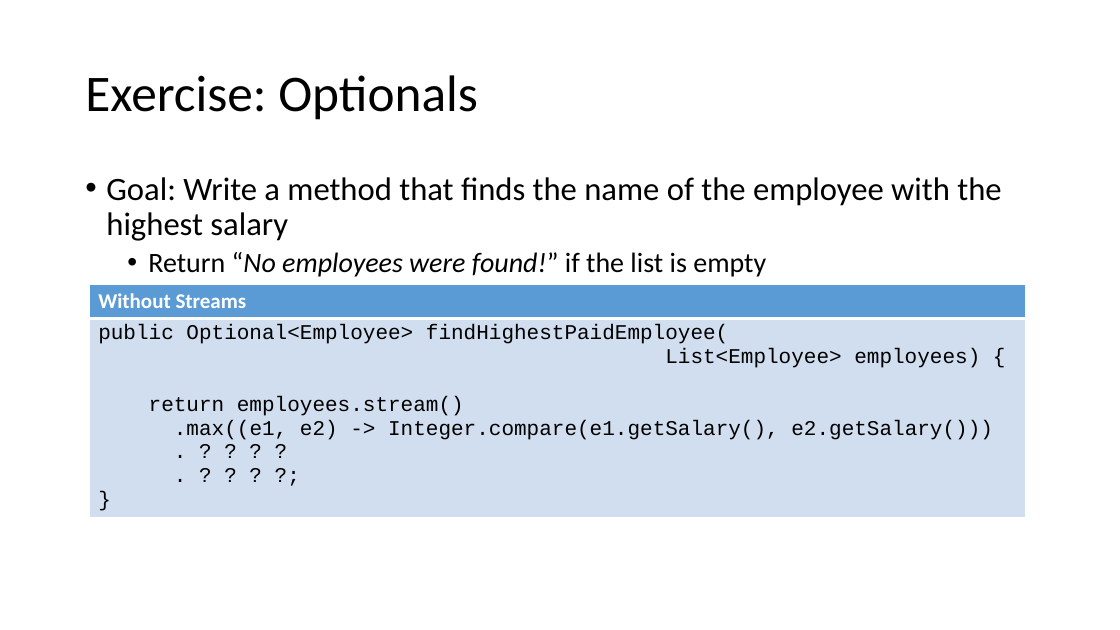
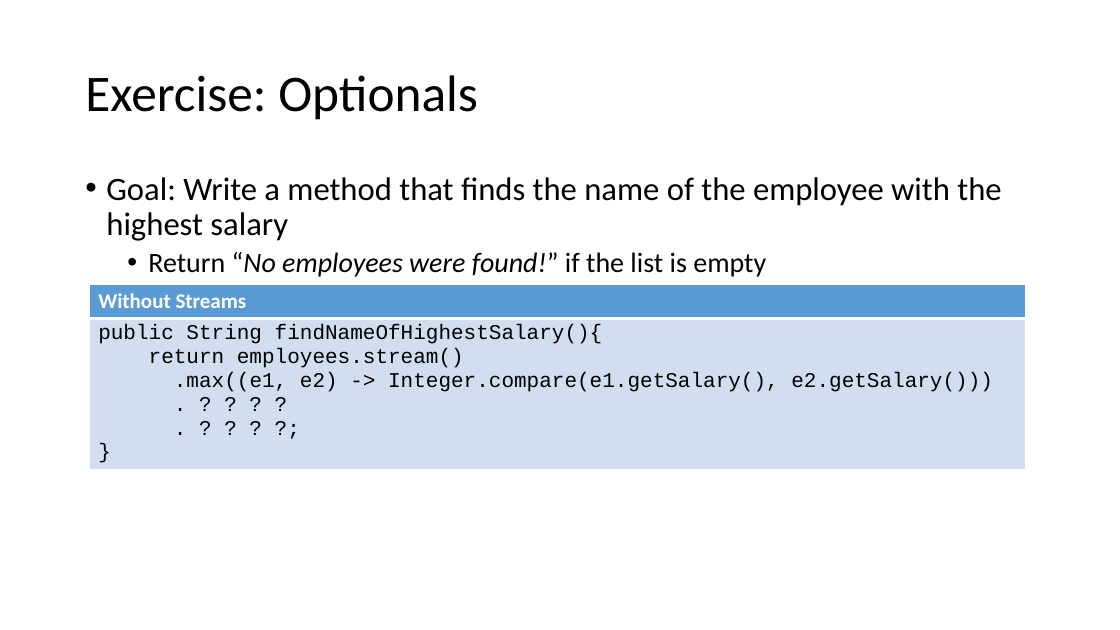
Before and after one commit to jdifebo/java8, a slide deck: slide 31 of presentation.pptx (slide 30 before the commit). Drawn at 1120x630 pixels with LibreOffice and Linux fonts; fonts in the diff are those of the drawing. Boxes give left, top, right and bottom in pixels: in the first picture for what was removed or moved away, otherwise in the second. Text is boxed around its words. In the diff, an @@ line names an element or a change of style, - is before the commit and + after.

```diff
--- a/presentation.pptx
+++ b/presentation.pptx
@@ table at <box>90,284,1026,478</box> @@
-row 2, column 1: public Optional<Employee> findHighestPaidEmployee( / List<Employee> employees) { / return employees.stream() / .max((e1, e2) -> Integer.compare(e1.getSalary(), e2.getSalary())) / . ? ? ? ? / . ? ? ? ?; }
+row 2, column 1: public String findNameOfHighestSalary(){ / return employees.stream() / .max((e1, e2) -> Integer.compare(e1.getSalary(), e2.getSalary())) / . ? ? ? ? / . ? ? ? ?; }
```
Also in this commit, not shown: 15 other slides changed, 1 slide added, 3 other files.
